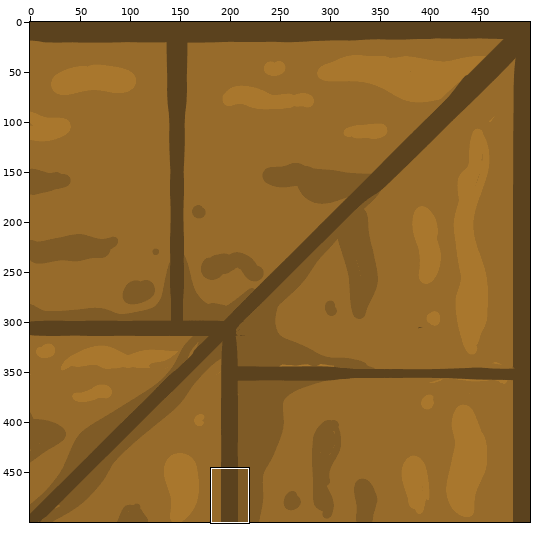
Sprite sheet: Project425YGJ/Assets/Sprites/corner.png. Above: a wide view before the commit, with the close-up outlined.
Close-up. The starting point:
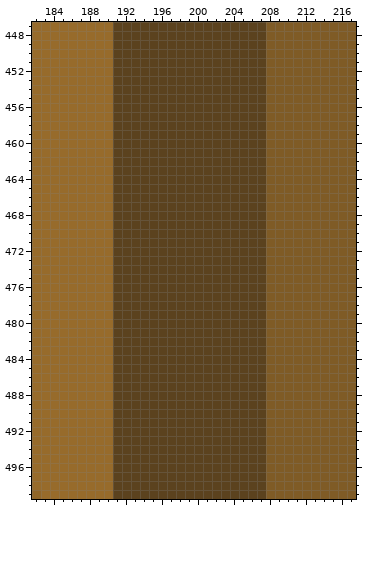
The file is 500x500 pixels. Colours within 5 levels of each other are drawn and written as one. Shown: x 182..217, y 447..499.
After:
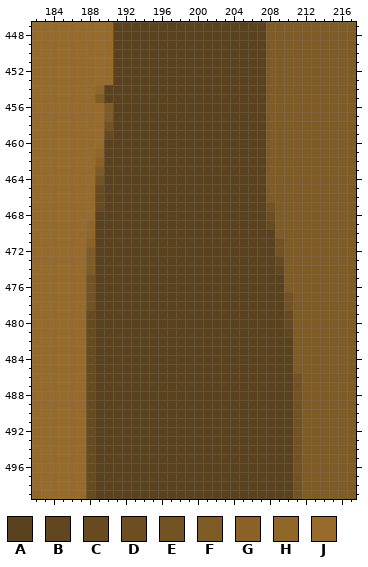
Palette (. is transparent): A #5b421e  B #61461f  C #674a20  D #6d4e22  E #735223  F #7f5b26  G #8a6228  H #906629  J #976b2b
Diff:
@@ x 182..217 @@
 453 JJJJJJJJJAAAAAAAAAAAAAAAAAFFFFFFFFFF
-454 JJJJJJJJJAAAAAAAAAAAAAAAAAFFFFFFFFFF
-455 JJJJJJJJJAAAAAAAAAAAAAAAAAFFFFFFFFFF
-456 JJJJJJJJJAAAAAAAAAAAAAAAAAFFFFFFFFFF
-457 JJJJJJJJJAAAAAAAAAAAAAAAAAFFFFFFFFFF
-458 JJJJJJJJJAAAAAAAAAAAAAAAAAFFFFFFFFFF
-459 JJJJJJJJJAAAAAAAAAAAAAAAAAFFFFFFFFFF
-460 JJJJJJJJJAAAAAAAAAAAAAAAAAFFFFFFFFFF
-461 JJJJJJJJJAAAAAAAAAAAAAAAAAFFFFFFFFFF
-462 JJJJJJJJJAAAAAAAAAAAAAAAAAFFFFFFFFFF
-463 JJJJJJJJJAAAAAAAAAAAAAAAAAFFFFFFFFFF
-464 JJJJJJJJJAAAAAAAAAAAAAAAAAFFFFFFFFFF
-465 JJJJJJJJJAAAAAAAAAAAAAAAAAFFFFFFFFFF
-466 JJJJJJJJJAAAAAAAAAAAAAAAAAFFFFFFFFFF
-467 JJJJJJJJJAAAAAAAAAAAAAAAAAFFFFFFFFFF
-468 JJJJJJJJJAAAAAAAAAAAAAAAAAFFFFFFFFFF
-469 JJJJJJJJJAAAAAAAAAAAAAAAAAFFFFFFFFFF
-470 JJJJJJJJJAAAAAAAAAAAAAAAAAFFFFFFFFFF
-471 JJJJJJJJJAAAAAAAAAAAAAAAAAFFFFFFFFFF
-472 JJJJJJJJJAAAAAAAAAAAAAAAAAFFFFFFFFFF
-473 JJJJJJJJJAAAAAAAAAAAAAAAAAFFFFFFFFFF
-474 JJJJJJJJJAAAAAAAAAAAAAAAAAFFFFFFFFFF
-475 JJJJJJJJJAAAAAAAAAAAAAAAAAFFFFFFFFFF
-476 JJJJJJJJJAAAAAAAAAAAAAAAAAFFFFFFFFFF
-477 JJJJJJJJJAAAAAAAAAAAAAAAAAFFFFFFFFFF
-478 JJJJJJJJJAAAAAAAAAAAAAAAAAFFFFFFFFFF
-479 JJJJJJJJJAAAAAAAAAAAAAAAAAFFFFFFFFFF
-480 JJJJJJJJJAAAAAAAAAAAAAAAAAFFFFFFFFFF
-481 JJJJJJJJJAAAAAAAAAAAAAAAAAFFFFFFFFFF
-482 JJJJJJJJJAAAAAAAAAAAAAAAAAFFFFFFFFFF
-483 JJJJJJJJJAAAAAAAAAAAAAAAAAFFFFFFFFFF
-484 JJJJJJJJJAAAAAAAAAAAAAAAAAFFFFFFFFFF
-485 JJJJJJJJJAAAAAAAAAAAAAAAAAFFFFFFFFFF
-486 JJJJJJJJJAAAAAAAAAAAAAAAAAFFFFFFFFFF
-487 JJJJJJJJJAAAAAAAAAAAAAAAAAFFFFFFFFFF
-488 JJJJJJJJJAAAAAAAAAAAAAAAAAFFFFFFFFFF
-489 JJJJJJJJJAAAAAAAAAAAAAAAAAFFFFFFFFFF
-490 JJJJJJJJJAAAAAAAAAAAAAAAAAFFFFFFFFFF
-491 JJJJJJJJJAAAAAAAAAAAAAAAAAFFFFFFFFFF
-492 JJJJJJJJJAAAAAAAAAAAAAAAAAFFFFFFFFFF
-493 JJJJJJJJJAAAAAAAAAAAAAAAAAFFFFFFFFFF
-494 JJJJJJJJJAAAAAAAAAAAAAAAAAFFFFFFFFFF
-495 JJJJJJJJJAAAAAAAAAAAAAAAAAFFFFFFFFFF
-496 JJJJJJJJJAAAAAAAAAAAAAAAAAFFFFFFFFFF
-497 JJJJJJJJJAAAAAAAAAAAAAAAAAFFFFFFFFFF
-498 JJJJJJJJJAAAAAAAAAAAAAAAAAFFFFFFFFFF
-499 HJJJJJJJJAAAAAAAAAAAAAAAAAFFFFFFFFFF
+454 JJJJJJJHAAAAAAAAAAAAAAAAAAFFFFFFFFFF
+455 JJJJJJJFAAAAAAAAAAAAAAAAAAFFFFFFFFFF
+456 JJJJJJJJFAAAAAAAAAAAAAAAAAFFFFFFFFFF
+457 JJJJJJJJFAAAAAAAAAAAAAAAAAFFFFFFFFFF
+458 JJJJJJJJEAAAAAAAAAAAAAAAAAFFFFFFFFFF
+459 JJJJJJJJCAAAAAAAAAAAAAAAAAFFFFFFFFFF
+460 JJJJJJJJAAAAAAAAAAAAAAAAAAFFFFFFFFFF
+461 JJJJJJJHAAAAAAAAAAAAAAAAAAFFFFFFFFFF
+462 JJJJJJJGAAAAAAAAAAAAAAAAAAFFFFFFFFFF
+463 JJJJJJJFAAAAAAAAAAAAAAAAAAFFFFFFFFFF
+464 JJJJJJJEAAAAAAAAAAAAAAAAAAFFFFFFFFFF
+465 JJJJJJJCAAAAAAAAAAAAAAAAAAFFFFFFFFFF
+466 JJJJJJJCAAAAAAAAAAAAAAAAAAFFFFFFFFFF
+467 JJJJJJJCAAAAAAAAAAAAAAAAAAEFFFFFFFFF
+468 JJJJJJJAAAAAAAAAAAAAAAAAAADFFFFFFFFF
+469 JJJJJJHAAAAAAAAAAAAAAAAAAACFFFFFFFFF
+470 JJJJJJHAAAAAAAAAAAAAAAAAAAAFFFFFFFFF
+471 JJJJJJGAAAAAAAAAAAAAAAAAAAAEFFFFFFFF
+472 JJJJJJFAAAAAAAAAAAAAAAAAAAAEFFFFFFFF
+473 JJJJJJFAAAAAAAAAAAAAAAAAAAACFFFFFFFF
+474 JJJJJJFAAAAAAAAAAAAAAAAAAAABFFFFFFFF
+475 JJJJJJEAAAAAAAAAAAAAAAAAAAAAFFFFFFFF
+476 JJJJJJEAAAAAAAAAAAAAAAAAAAAAFFFFFFFF
+477 JJJJJJEAAAAAAAAAAAAAAAAAAAAAEFFFFFFF
+478 JJJJJJEAAAAAAAAAAAAAAAAAAAAAEFFFFFFF
+479 JJJJJJCAAAAAAAAAAAAAAAAAAAAACFFFFFFF
+480 JJJJJJCAAAAAAAAAAAAAAAAAAAAACFFFFFFF
+481 JJJJJJCAAAAAAAAAAAAAAAAAAAAABFFFFFFF
+482 JJJJJJCAAAAAAAAAAAAAAAAAAAAAAFFFFFFF
+483 JJJJJJCAAAAAAAAAAAAAAAAAAAAAAFFFFFFF
+484 JJJJJJCAAAAAAAAAAAAAAAAAAAAAAFFFFFFF
+485 JJJJJJCAAAAAAAAAAAAAAAAAAAAAAFFFFFFF
+486 JJJJJJCAAAAAAAAAAAAAAAAAAAAAAEFFFFFF
+487 JJJJJJCAAAAAAAAAAAAAAAAAAAAAAEFFFFFF
+488 JJJJJJCAAAAAAAAAAAAAAAAAAAAAAEFFFFFF
+489 JJJJJJCAAAAAAAAAAAAAAAAAAAAAAEFFFFFF
+490 JJJJJJCAAAAAAAAAAAAAAAAAAAAAAEFFFFFF
+491 JJJJJJCAAAAAAAAAAAAAAAAAAAAAAEFFFFFF
+492 JJJJJJCAAAAAAAAAAAAAAAAAAAAAAEFFFFFF
+493 JJJJJJCAAAAAAAAAAAAAAAAAAAAAAEFFFFFF
+494 JJJJJJCAAAAAAAAAAAAAAAAAAAAAAEFFFFFF
+495 JJJJJJCAAAAAAAAAAAAAAAAAAAAAAEFFFFFF
+496 JJJJJJCAAAAAAAAAAAAAAAAAAAAAAEFFFFFF
+497 JJJJJJCAAAAAAAAAAAAAAAAAAAAAAEFFFFFF
+498 JJJJJJCAAAAAAAAAAAAAAAAAAAAAAEFFFFFF
+499 HJJJJJCAAAAAAAAAAAAAAAAAAAAAAEFFFFFF
